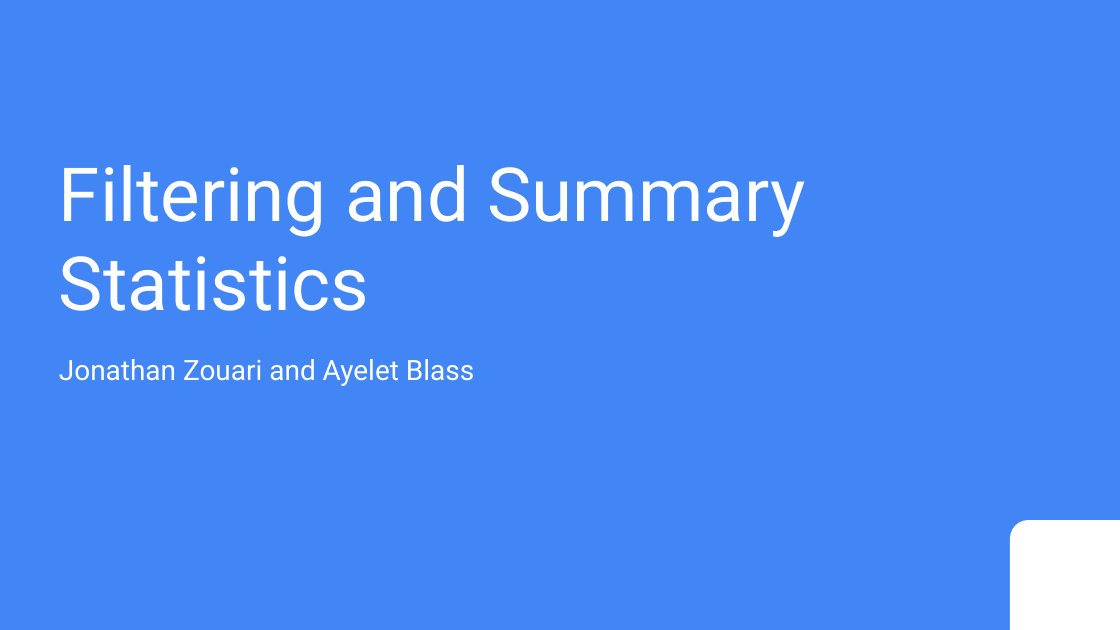
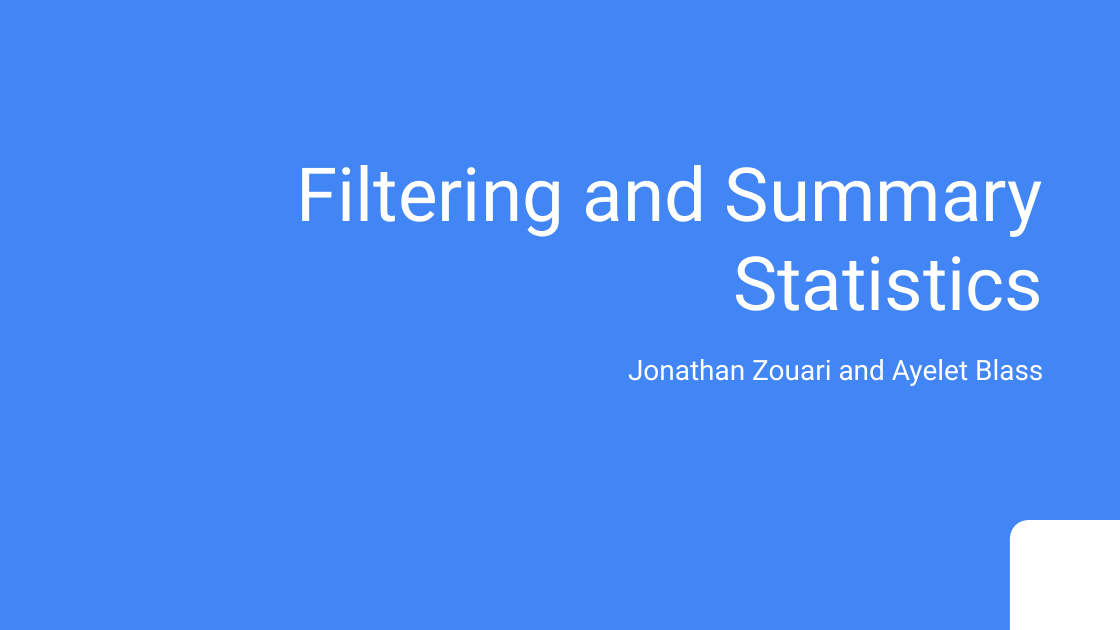
Before and after one commit to orzuk/OEIS, a slide deck: slide 1 of Filtering and summary statistics/filtering+stats.pptx. Drawn at 1120x630 pixels with LibreOffice and Linux fonts; fonts in the diff are those of the drawing. Boxes give left, top, right and bottom in pixels: in the first picture for what was removed or moved away, otherwise in the second. Text is boxed around its words. In the diff, an @@ line names an element or a change of style, - is before the commit and + after.

```diff
--- a/Filtering and summary statistics/filtering+stats.pptx
+++ b/Filtering and summary statistics/filtering+stats.pptx
@@ text "Filtering and Summary Statistics" at bbox=[296, 165, 1043, 311]: alignment left to right @@
@@ text "Jonathan Zouari and Ayelet Blass" at bbox=[628, 359, 1043, 386]: alignment left to right @@
```
Also in this commit, not shown: 18 other slides changed.
